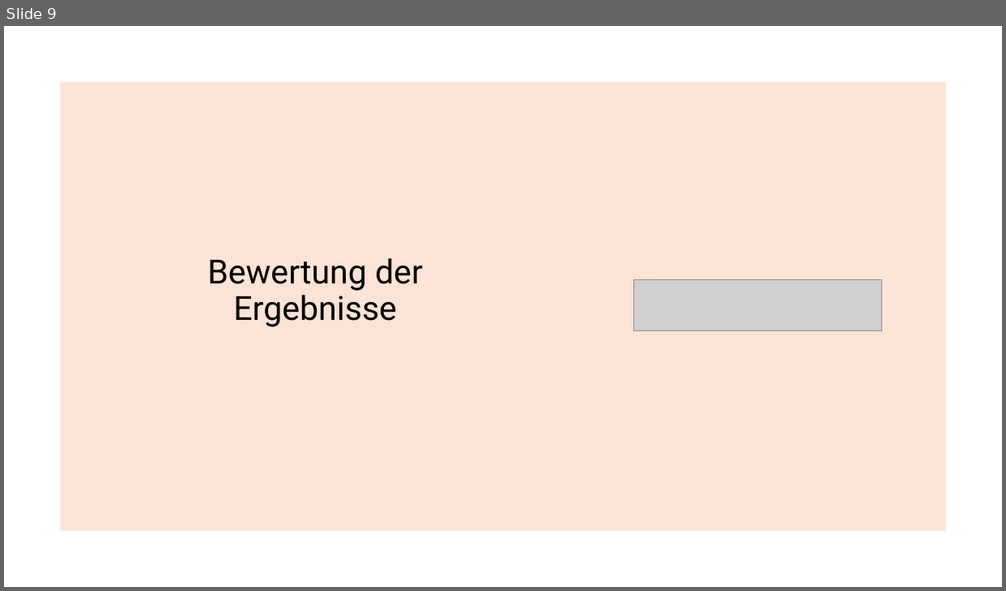
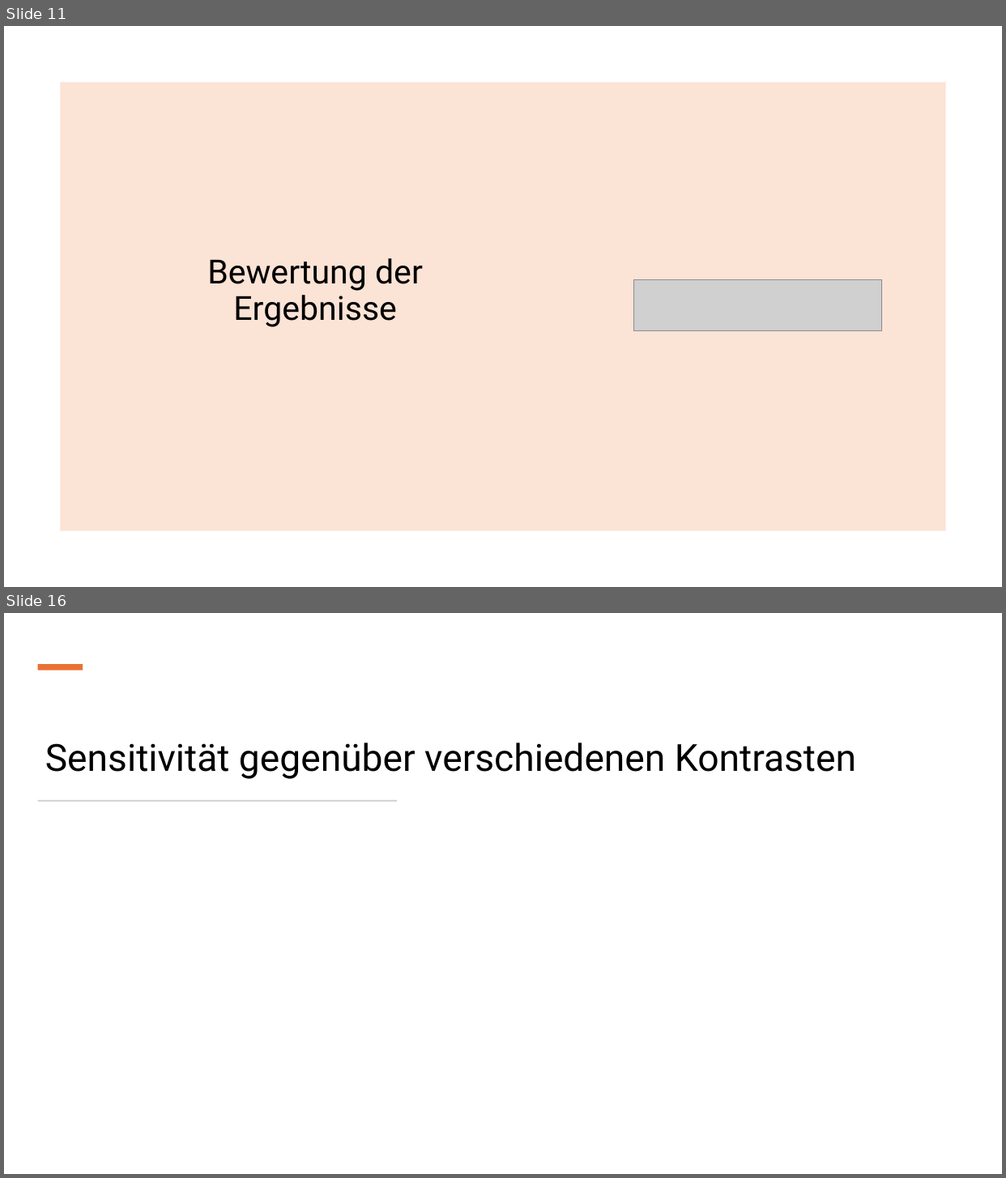
Before and after one commit to IntiGit/ComputerVisionGame, a slide deck: Präsentationen/Meilenstein_2.pptx. Shown one above the other, each under a label of ours: slide 9 before the commit, slides 11 and 16 after it; the slides between them are not shown. The pictures are 1006x591 and 1006x1178 pixels, drawn with LibreOffice and Linux fonts; fonts in the diff are those of the drawing; grey boxes stand for pictures. Boxes give left, top, right and bottom in pixels: in the first picture for what was removed or moved away, otherwise in the second. Text is boxed around its words. In the diff, an @@ line names an element or a change of style, - is before the commit and + after.

```diff
--- a/Präsentationen/Meilenstein_2.pptx
+++ b/Präsentationen/Meilenstein_2.pptx
@@ slide 16 added at bbox=[4, 613, 1002, 1174], background #FFFFFF @@
@@ rectangle added at bbox=[38, 664, 83, 670], fill #E97132 @@
@@ title added at bbox=[45, 743, 856, 779], 36 pt, text #000000 @@
+Sensitivität gegenüber verschiedenen Kontrasten
@@ rectangle added at bbox=[38, 800, 397, 802], fill #D5D5D5 @@
@@ what was slide 9 is now slide 11 @@
```
Also in this commit, not shown: 4 slides changed, 6 other slides added, 1 other file.
